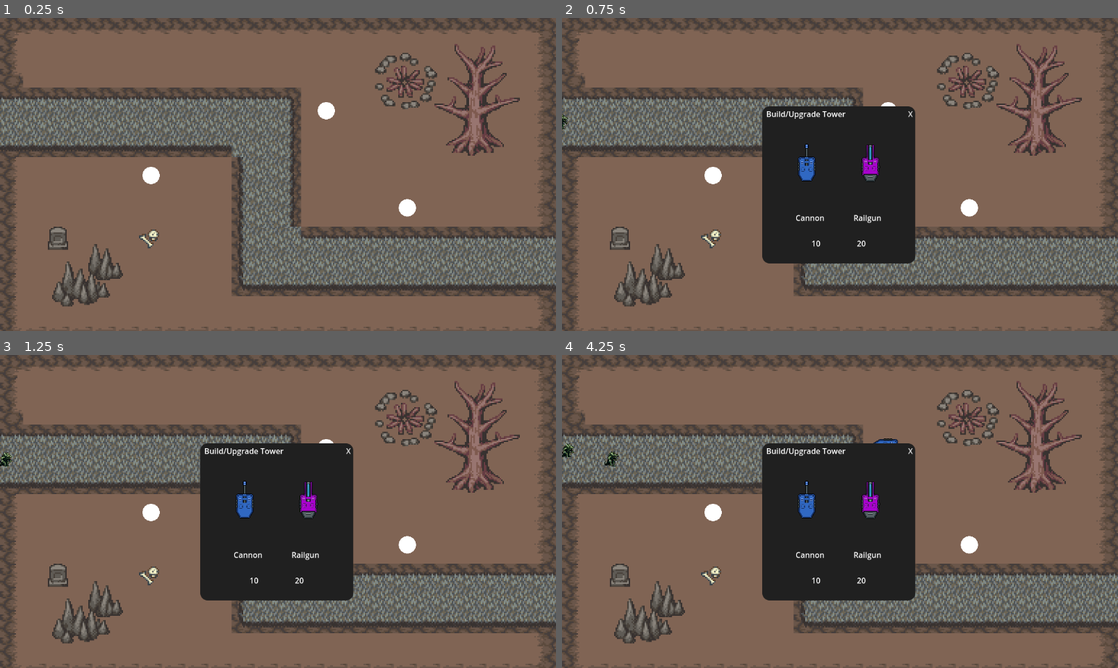
Above: before the commit, frames 1-4 (two rows, left to right).
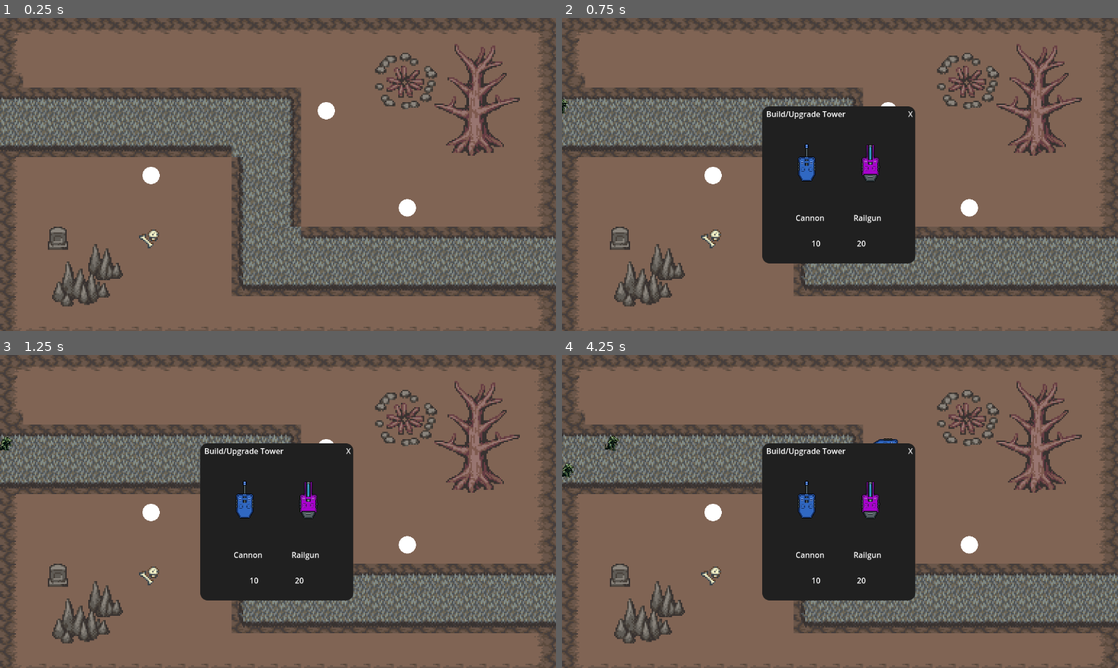
Above: after the commit, the same moments.

Repository: moepoi/Frontier-of-Hell
Game: Godot game, scene res://scenes/stages/stage 1/stage-1.tscn
The game is run twice, just before and just after one commit, with the same random seed, the same clock (stepped at 60 frames per second) and the same inputs.
Inputs (mouse positions are in pixels of both pictures, inside the frame that each line leads up to):
- Up to frame 1 (0.25 s): no input
- Up to frame 2 (0.75 s): tap Enter at 0.5 s; move the mouse to (712, 174) at 0.52 s; click (712, 174) at 0.67 s
- Up to frame 3 (1.25 s): no input
- Up to frame 4 (4.25 s): click "X" at 1.25 s; move the mouse to (890, 448) at 2.02 s; click (890, 448) at 2.17 s; click (806, 505) at 2.75 s; move the mouse to (967, 545) at 3.52 s; click (967, 545) at 3.67 s

Frame 1 is identical in both runs. In frame 2, less than 0.1% of the frame differs, in the area x 0-2%, y 25-36%; in frame 3, 0.1%; in frame 4, 0.3%, in the area x 0-11%, y 25-40%.

Commit message:
Optimize enemy script

Diff:
--- a/scenes/bullets/bullet-1.gd
+++ b/scenes/bullets/bullet-1.gd
@@ -13,5 +13,5 @@
 
 func _on_Bullet_body_entered(body):
 	if body.is_in_group("Enemy"):
-		body.hit(damage)
+		body.get_parent().hit(damage)
 		queue_free()
--- a/scenes/enemies/enemy-1.tscn
+++ b/scenes/enemies/enemy-1.tscn
@@ -1,7 +1,6 @@
-[gd_scene load_steps=15 format=3 uid="uid://clceqphyig48x"]
+[gd_scene load_steps=14 format=3 uid="uid://bdkpehb7sykww"]
 
-[ext_resource type="Script" path="res://scripts/stages/stage 1/walk.gd" id="1_ic50n"]
-[ext_resource type="Script" path="res://scripts/enemies/enemy-1.gd" id="2_2ldr2"]
+[ext_resource type="Script" path="res://scripts/enemies/enemy.gd" id="1_oeuts"]
 [ext_resource type="Texture2D" uid="uid://b046l0oy0hyj2" path="res://assets/spritesheets/enemy-1.png" id="2_ndkpn"]
 
 [sub_resource type="AtlasTexture" id="AtlasTexture_17kv3"]
@@ -82,23 +81,22 @@
 [node name="PathFollow2D" type="PathFollow2D"]
 rotation = 0.00699289
 loop = false
-script = ExtResource("1_ic50n")
+script = ExtResource("1_oeuts")
 
-[node name="enemy" type="CharacterBody2D" parent="." groups=["Enemy"]]
-script = ExtResource("2_2ldr2")
+[node name="Enemy" type="CharacterBody2D" parent="." groups=["Enemy"]]
 
-[node name="AnimatedSprite2D" type="AnimatedSprite2D" parent="enemy"]
+[node name="AnimatedSprite2D" type="AnimatedSprite2D" parent="Enemy"]
 position = Vector2(9.15527e-05, 0.00012207)
 scale = Vector2(0.176347, 0.175058)
 sprite_frames = SubResource("SpriteFrames_kipn1")
 autoplay = "default"
 frame_progress = 0.735051
 
-[node name="CollisionShape2D" type="CollisionShape2D" parent="enemy"]
+[node name="CollisionShape2D" type="CollisionShape2D" parent="Enemy"]
 position = Vector2(-0.992983, 1.00696)
 shape = SubResource("CapsuleShape2D_5hy1j")
 
-[node name="HealthBar" type="ProgressBar" parent="enemy"]
+[node name="HealthBar" type="ProgressBar" parent="Enemy"]
 modulate = Color(0.431373, 0.815686, 0, 1)
 offset_left = -15.1814
 offset_top = -25.8945
@@ -106,7 +104,3 @@
 offset_bottom = 1.10553
 scale = Vector2(0.3, 0.3)
 show_percentage = false
-
-[node name="_Timer_66182" type="Timer" parent="."]
-wait_time = 0.2
-one_shot = true
--- a/scenes/stages/stage 1/stage-1.tscn
+++ b/scenes/stages/stage 1/stage-1.tscn
@@ -1,10 +1,9 @@
-[gd_scene load_steps=12 format=3 uid="uid://btdewn34d67m"]
+[gd_scene load_steps=11 format=3 uid="uid://btdewn34d67m"]
 
 [ext_resource type="Texture2D" uid="uid://cnxj0mf3luxo" path="res://assets/tileset/ashlands/tf_A5_ashlands_3.png" id="1_rhsei"]
 [ext_resource type="Script" path="res://scripts/stages/stage 1/GameManager.gd" id="1_yugmb"]
 [ext_resource type="Texture2D" uid="uid://danbfdqmqu23q" path="res://assets/tileset/ashlands/tf_B_ashlands_3.png" id="2_ao304"]
 [ext_resource type="Script" path="res://scripts/stages/stage 1/summon.gd" id="3_wqx3u"]
-[ext_resource type="PackedScene" uid="uid://clceqphyig48x" path="res://scenes/enemies/enemy-1.tscn" id="4_iivll"]
 [ext_resource type="PackedScene" uid="uid://cd5r1v6f8hahx" path="res://scenes/ui/tower-menu.tscn" id="6_p2t31"]
 [ext_resource type="PackedScene" uid="uid://bvoenhbaqiqj2" path="res://scenes/towers/placement/placement.tscn" id="8_ftqhi"]
 
@@ -542,7 +541,9 @@
 [node name="Path2D" type="Path2D" parent="."]
 curve = SubResource("Curve2D_csucy")
 script = ExtResource("3_wqx3u")
-enemy = ExtResource("4_iivll")
+
+[node name="Timer" type="Timer" parent="Path2D"]
+one_shot = true
 
 [node name="CanvasLayer" type="CanvasLayer" parent="."]
 
@@ -559,3 +560,5 @@
 
 [node name="placement3" parent="Placements" instance=ExtResource("8_ftqhi")]
 position = Vector2(844, 393)
+
+[connection signal="timeout" from="Path2D/Timer" to="Path2D" method="_on_timer_timeout"]
--- a/scripts/enemies/enemy-1.gd
+++ /dev/null
@@ -1,19 +0,0 @@
-extends CharacterBody2D
-
-@export var health : int = 100
-
-func _process(delta):
-	update_healthbar()
-	if health <= 0:
-		queue_free()
-
-func update_healthbar():
-	$HealthBar.value = health
-
-	if health >= 100:
-		$HealthBar.visible = false
-	else:
-		$HealthBar.visible = true
-
-func hit(damage : int):
-	health = health - damage
--- /dev/null
+++ b/scripts/enemies/enemy.gd
@@ -0,0 +1,31 @@
+extends PathFollow2D
+
+var config = null
+var enemy_id: int = 0
+var health: int = 0
+var speed: int = 0
+
+func set_config(config_path):
+	config = load(config_path).new()
+
+func set_enemy(id: int):
+	enemy_id = id
+	health = config.enemy[enemy_id]['health']
+	speed = config.enemy[enemy_id]['speed']
+
+func _process(delta):
+	update_healthbar()
+	if health <= 0:
+		queue_free()
+	set_progress(get_progress() + speed * delta)
+
+func update_healthbar():
+	$Enemy/HealthBar.value = health
+
+	if health >= 100:
+		$Enemy/HealthBar.visible = false
+	else:
+		$Enemy/HealthBar.visible = true
+
+func hit(damage : int):
+	health = health - damage
--- a/scripts/stages/stage 1/Config.gd
+++ b/scripts/stages/stage 1/Config.gd
@@ -1,6 +1,11 @@
 extends Node
 
 class_name Config
+
+var game = {
+	"spawn_timer": 3.0,
+	"offset": [-30.0, 30.0]
+}
 
 var menu = [
 	{
@@ -85,3 +90,13 @@
 		"damage": 40
 	}
 ]
+
+var enemy = [
+	{
+		"name": "Demon",
+		"asset": "preload()",
+		"health": 100,
+		"speed": 30,
+		"damage": 1
+	}
+]
--- a/scripts/stages/stage 1/summon.gd
+++ b/scripts/stages/stage 1/summon.gd
@@ -1,24 +1,28 @@
 extends Path2D
 
-var timer = 0
-@export var spawnTime = 3
+@onready var timer = $Timer
+
+var config_path = "res://scripts/stages/stage 1/Config.gd"
+var config = load(config_path).new()
+
 var spawn_first: bool = true
 
-@export var enemy: PackedScene = null
+var enemy: PackedScene = preload("res://scenes/enemies/enemy-1.tscn")
 
-# Called when the node enters the scene tree for the first time.
 func _ready():
-	pass # Replace with function body.
+	summon()
+	timer.wait_time = config.game['spawn_timer']
+	timer.start()
 
+func _on_timer_timeout():
+	summon()
+	timer.start()
 
-# Called every frame. 'delta' is the elapsed time since the previous frame.
-func _process(delta):
-	timer += delta
+func summon():
+	var rng = RandomNumberGenerator.new()
 
-	if spawn_first:
-		add_child(enemy.instantiate())
-		spawn_first = false
-
-	if timer > spawnTime:
-		add_child(enemy.instantiate())
-		timer = 0
+	var enemy_instance = enemy.instantiate()
+	add_child(enemy_instance)
+	enemy_instance.set_config(config_path)
+	enemy_instance.set_enemy(0)
+	enemy_instance.set_v_offset(rng.randf_range(config.game['offset'][0], config.game['offset'][1]))
--- a/scripts/stages/stage 1/walk.gd
+++ /dev/null
@@ -1,11 +0,0 @@
-extends PathFollow2D
-
-@export var speed = 30
-
-func _ready():
-	var rng = RandomNumberGenerator.new()
-	set_v_offset(rng.randf_range(-30.0, 30.0))
-
-# Called every frame. 'delta' is the elapsed time since the previous frame.
-func _process(delta):
-	set_progress(get_progress() + speed * delta)
